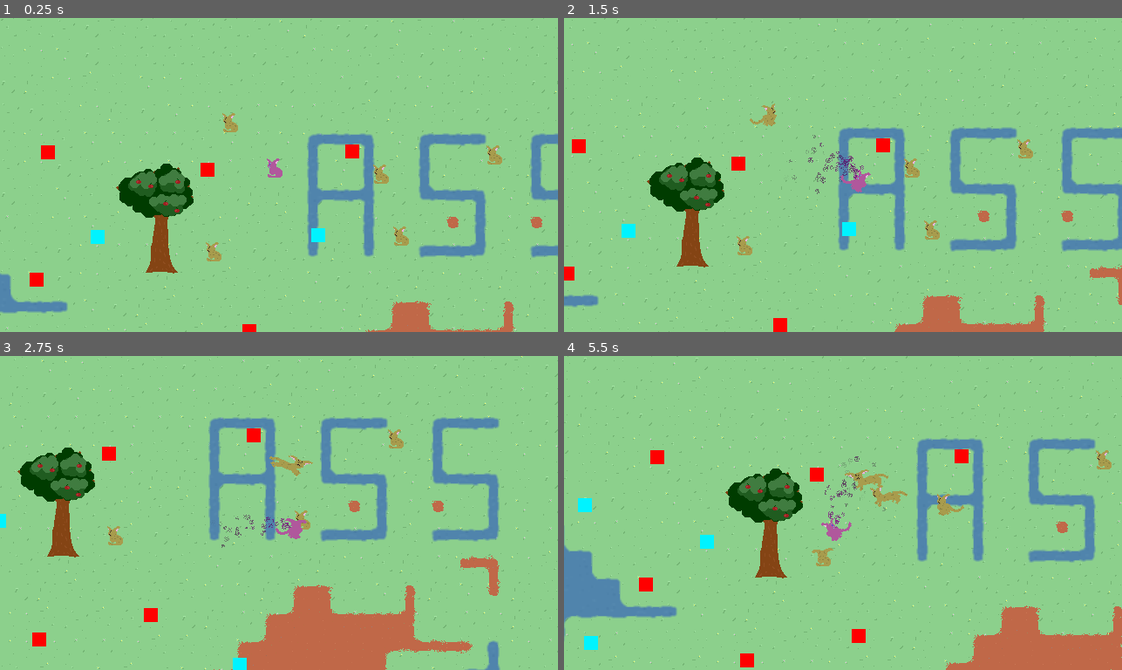
Above: before the commit, frames 1-4 (two rows, left to right).
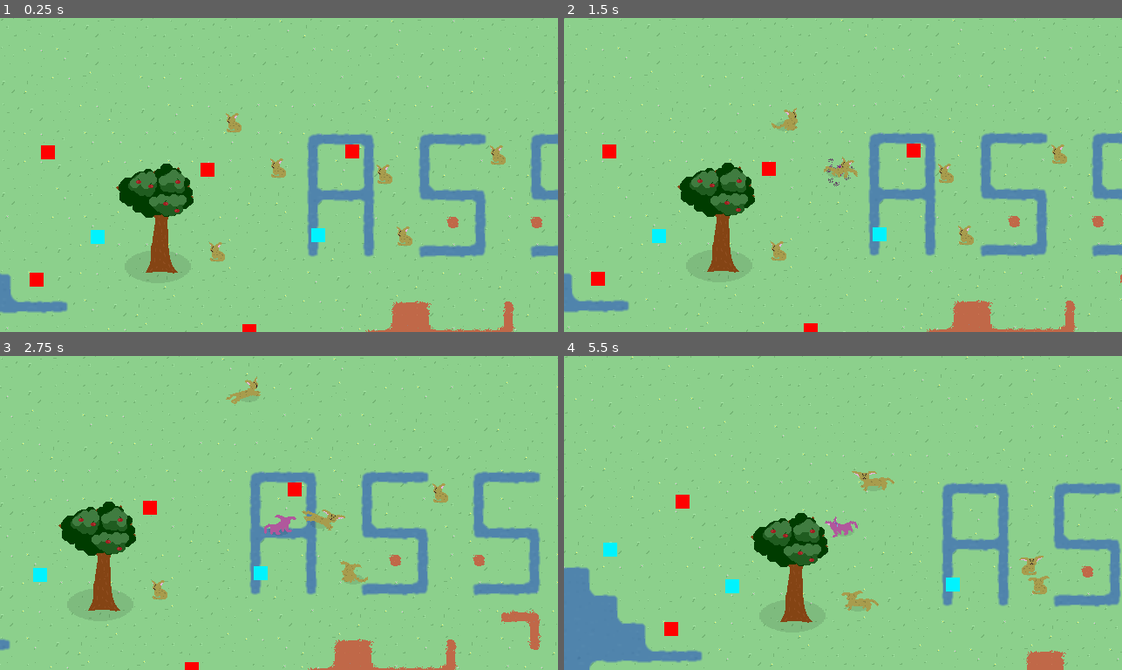
Above: after the commit, the same moments.

Repository: pusio/gamejam-acerola0-aberration
Game: Godot game, scene res://scenes/Game.tscn
The game is run twice, just before and just after one commit, with the same random seed, the same clock (stepped at 60 frames per second) and the same inputs.
Inputs (mouse positions are in pixels of both pictures, inside the frame that each line leads up to):
- Up to frame 1 (0.25 s): no input
- Up to frame 2 (1.5 s): tap Enter (ui_accept) at 0.5, 0.77, 0.8, 1.07, 1.35 s; move the mouse to (965, 159) at 0.52 s; press the mouse at (965, 159) at 0.53 s; hold D (right) 0.53-1.28 s; move the mouse to (731, 190) at 1.27 s; release the mouse at (731, 190) at 1.28 s; hold S (down) from 1.28 s (still down)
- Up to frame 3 (2.75 s): tap Enter (ui_accept) at 1.52, 1.82, 2.3 s; click (167, 528) at 1.55 s; move the mouse to (334, 443) at 2.02 s; release S (down) at 2.03 s; press the mouse at (334, 443) at 2.03 s; hold D (right) from 2.03 s (still down)
- Up to frame 4 (5.5 s): move the mouse to (815, 575) at 2.77 s; release D (right) at 2.78 s; release the mouse at (815, 575) at 2.78 s; hold W (up) 2.78-3.53 s; click (815, 575) at 2.85 s; tap Enter (ui_accept) at 3.02, 3.32, 3.6, 3.77, 4.07, 4.52, 4.82, 5.3 s; move the mouse to (1010, 560) at 3.52 s; hold A (left) 3.53-5.03 s; tap F11 (toggle_fullscreen) at 4.15 s; move the mouse to (675, 465) at 4.27 s; click (675, 465) at 4.35 s; move the mouse to (870, 513) at 5.02 s; press the mouse at (870, 513) at 5.03 s; hold S (down) from 5.03 s (still down)

The runs differ from the first frame. In frame 1, 0.6% of the frame differs, in the area x 36-91%, y 30-78%; in frame 2, 19%; in frame 3, 25%, in the area x 0-100%, y 0-100%; in frame 4, 23%.

Commit message:
added shadows, prepared attack animation

Diff:
--- a/game/objects/creatures/Ocelot.tscn
+++ b/game/objects/creatures/Ocelot.tscn
@@ -1,12 +1,13 @@
-[gd_scene load_steps=24 format=3 uid="uid://nwddf3iocxkg"]
+[gd_scene load_steps=26 format=3 uid="uid://nwddf3iocxkg"]
 
 [ext_resource type="Script" path="res://scripts/ai/RandomAITest.gd" id="1_a0h05"]
 [ext_resource type="Texture2D" uid="uid://doq55lghvtbcw" path="res://textures/ocelot.png" id="2_goj0e"]
 [ext_resource type="Script" path="res://scripts/creatures/Ocelot.gd" id="2_u1ydl"]
-
-[sub_resource type="CapsuleShape2D" id="CapsuleShape2D_y0f6m"]
+[ext_resource type="Texture2D" uid="uid://bh4arvj2h0eig" path="res://textures/objects.png" id="3_pedm7"]
+[ext_resource type="Script" path="res://scripts/Unrotate.gd" id="5_brmr7"]
+
+[sub_resource type="CircleShape2D" id="CircleShape2D_l5hxu"]
 radius = 6.0
-height = 22.0
 
 [sub_resource type="Animation" id="Animation_p2j5j"]
 length = 0.001
@@ -45,6 +46,30 @@
 "transitions": PackedFloat32Array(1),
 "update": 0,
 "values": [Vector2(0, 0)]
+}
+tracks/3/type = "value"
+tracks/3/imported = false
+tracks/3/enabled = true
+tracks/3/path = NodePath("Origin/Anchor/Body/-Shadow:position")
+tracks/3/interp = 1
+tracks/3/loop_wrap = true
+tracks/3/keys = {
+"times": PackedFloat32Array(0),
+"transitions": PackedFloat32Array(1),
+"update": 0,
+"values": [Vector2(15, 9)]
+}
+tracks/4/type = "value"
+tracks/4/imported = false
+tracks/4/enabled = true
+tracks/4/path = NodePath("Origin/Anchor/Body/-Shadow:scale")
+tracks/4/interp = 1
+tracks/4/loop_wrap = true
+tracks/4/keys = {
+"times": PackedFloat32Array(0),
+"transitions": PackedFloat32Array(1),
+"update": 0,
+"values": [Vector2(2, 1)]
 }
 
 [sub_resource type="Animation" id="Animation_r22c0"]
@@ -87,6 +112,47 @@
 "transitions": PackedFloat32Array(1, 1, 1, 1),
 "update": 1,
 "values": [Vector2(0, -3), Vector2(-4, -3), Vector2(-9, -3), Vector2(0, -3)]
+}
+tracks/3/type = "value"
+tracks/3/imported = false
+tracks/3/enabled = true
+tracks/3/path = NodePath("Origin/Anchor/Body/-Shadow:scale")
+tracks/3/interp = 1
+tracks/3/loop_wrap = true
+tracks/3/keys = {
+"times": PackedFloat32Array(0),
+"transitions": PackedFloat32Array(1),
+"update": 0,
+"values": [Vector2(2, 1)]
+}
+tracks/4/type = "value"
+tracks/4/imported = false
+tracks/4/enabled = true
+tracks/4/path = NodePath("Origin/Anchor/Body/-Shadow:position")
+tracks/4/interp = 1
+tracks/4/loop_wrap = true
+tracks/4/keys = {
+"times": PackedFloat32Array(0),
+"transitions": PackedFloat32Array(1),
+"update": 0,
+"values": [Vector2(15, 9)]
+}
+tracks/5/type = "method"
+tracks/5/imported = false
+tracks/5/enabled = true
+tracks/5/path = NodePath("SpieciesController")
+tracks/5/interp = 1
+tracks/5/loop_wrap = true
+tracks/5/keys = {
+"times": PackedFloat32Array(0.2, 0.5),
+"transitions": PackedFloat32Array(1, 1),
+"values": [{
+"args": [],
+"method": &"attack_execute"
+}, {
+"args": [],
+"method": &"attack_end"
+}]
 }
 
 [sub_resource type="Animation" id="Animation_mua52"]
@@ -145,6 +211,30 @@
 "method": &"move_jump_end"
 }]
 }
+tracks/4/type = "value"
+tracks/4/imported = false
+tracks/4/enabled = true
+tracks/4/path = NodePath("Origin/Anchor/Body/-Shadow:position")
+tracks/4/interp = 1
+tracks/4/loop_wrap = true
+tracks/4/keys = {
+"times": PackedFloat32Array(0),
+"transitions": PackedFloat32Array(1),
+"update": 0,
+"values": [Vector2(15, 9)]
+}
+tracks/5/type = "value"
+tracks/5/imported = false
+tracks/5/enabled = true
+tracks/5/path = NodePath("Origin/Anchor/Body/-Shadow:scale")
+tracks/5/interp = 1
+tracks/5/loop_wrap = true
+tracks/5/keys = {
+"times": PackedFloat32Array(0),
+"transitions": PackedFloat32Array(1),
+"update": 0,
+"values": [Vector2(2, 1)]
+}
 
 [sub_resource type="Animation" id="Animation_56y4g"]
 resource_name = "sit"
@@ -184,6 +274,30 @@
 "update": 1,
 "values": [Vector2(0, 0)]
 }
+tracks/3/type = "value"
+tracks/3/imported = false
+tracks/3/enabled = true
+tracks/3/path = NodePath("Origin/Anchor/Body/-Shadow:position")
+tracks/3/interp = 1
+tracks/3/loop_wrap = true
+tracks/3/keys = {
+"times": PackedFloat32Array(0),
+"transitions": PackedFloat32Array(1),
+"update": 0,
+"values": [Vector2(9, 7)]
+}
+tracks/4/type = "value"
+tracks/4/imported = false
+tracks/4/enabled = true
+tracks/4/path = NodePath("Origin/Anchor/Body/-Shadow:scale")
+tracks/4/interp = 1
+tracks/4/loop_wrap = true
+tracks/4/keys = {
+"times": PackedFloat32Array(0),
+"transitions": PackedFloat32Array(1),
+"update": 0,
+"values": [Vector2(1, 1)]
+}
 
 [sub_resource type="Animation" id="Animation_olkoa"]
 resource_name = "stand"
@@ -222,6 +336,30 @@
 "transitions": PackedFloat32Array(1),
 "update": 1,
 "values": [Vector2(0, 0)]
+}
+tracks/3/type = "value"
+tracks/3/imported = false
+tracks/3/enabled = true
+tracks/3/path = NodePath("Origin/Anchor/Body/-Shadow:position")
+tracks/3/interp = 1
+tracks/3/loop_wrap = true
+tracks/3/keys = {
+"times": PackedFloat32Array(0),
+"transitions": PackedFloat32Array(1),
+"update": 0,
+"values": [Vector2(15, 9)]
+}
+tracks/4/type = "value"
+tracks/4/imported = false
+tracks/4/enabled = true
+tracks/4/path = NodePath("Origin/Anchor/Body/-Shadow:scale")
+tracks/4/interp = 1
+tracks/4/loop_wrap = true
+tracks/4/keys = {
+"times": PackedFloat32Array(0),
+"transitions": PackedFloat32Array(1),
+"update": 0,
+"values": [Vector2(2, 1)]
 }
 
 [sub_resource type="AnimationLibrary" id="AnimationLibrary_73r3w"]
@@ -748,13 +886,14 @@
 particleAttachmentPoint = NodePath("../Origin/Anchor/Body/ParticleAttachmentPoint")
 
 [node name="CollisionShape2D" type="CollisionShape2D" parent="."]
-position = Vector2(0, -5)
-rotation = 1.5708
-shape = SubResource("CapsuleShape2D_y0f6m")
+position = Vector2(0, -4)
+shape = SubResource("CircleShape2D_l5hxu")
 
 [node name="Origin" type="Node2D" parent="."]
+position = Vector2(-3, 0)
 
 [node name="Anchor" type="Node2D" parent="Origin"]
+position = Vector2(7, 0)
 
 [node name="Body" type="Sprite2D" parent="Origin/Anchor"]
 position = Vector2(-8, -12)
@@ -762,6 +901,15 @@
 centered = false
 region_enabled = true
 region_rect = Rect2(62, 229, 39, 15)
+
+[node name="-Shadow" type="Sprite2D" parent="Origin/Anchor/Body"]
+z_index = -10
+position = Vector2(15, 9)
+scale = Vector2(2, 1)
+texture = ExtResource("3_pedm7")
+region_enabled = true
+region_rect = Rect2(52, 7, 12, 12)
+script = ExtResource("5_brmr7")
 
 [node name="ParticleAttachmentPoint" type="Node2D" parent="Origin/Anchor/Body"]
 position = Vector2(11, 4)
--- a/game/project.godot
+++ b/game/project.godot
@@ -66,6 +66,11 @@
 , Object(InputEventKey,"resource_local_to_scene":false,"resource_name":"","device":-1,"window_id":0,"alt_pressed":false,"shift_pressed":false,"ctrl_pressed":false,"meta_pressed":false,"pressed":false,"keycode":0,"physical_keycode":4194321,"key_label":0,"unicode":0,"echo":false,"script":null)
 ]
 }
+attack={
+"deadzone": 0.5,
+"events": [Object(InputEventMouseButton,"resource_local_to_scene":false,"resource_name":"","device":-1,"window_id":0,"alt_pressed":false,"shift_pressed":false,"ctrl_pressed":false,"meta_pressed":false,"button_mask":0,"position":Vector2(0, 0),"global_position":Vector2(0, 0),"factor":1.0,"button_index":1,"canceled":false,"pressed":false,"double_click":false,"script":null)
+]
+}
 
 [physics]
 
--- a/game/scenes/Game.tscn
+++ b/game/scenes/Game.tscn
@@ -10,10 +10,11 @@
 [ext_resource type="Texture2D" uid="uid://boa1yvniuds1l" path="res://textures/player.png" id="5_e5rry"]
 [ext_resource type="Script" path="res://scripts/Player.gd" id="7_xk5xm"]
 [ext_resource type="Texture2D" uid="uid://bh4arvj2h0eig" path="res://textures/objects.png" id="10_wn14f"]
+[ext_resource type="Script" path="res://scripts/Unrotate.gd" id="11_n6bxr"]
 
 [sub_resource type="CapsuleShape2D" id="CapsuleShape2D_a6tay"]
-radius = 8.0
-height = 26.0
+radius = 10.0
+height = 32.0
 
 [node name="Root" type="Node2D"]
 y_sort_enabled = true
@@ -153,5 +154,15 @@
 region_rect = Rect2(114, 218, 6, 6)
 
 [node name="CollisionShape2D" type="CollisionShape2D" parent="Tree"]
+position = Vector2(1, 1)
 rotation = 1.5708
 shape = SubResource("CapsuleShape2D_a6tay")
+
+[node name="-Shadow" type="Sprite2D" parent="Tree"]
+z_index = -10
+position = Vector2(-2, 2)
+scale = Vector2(2, 1)
+texture = ExtResource("10_wn14f")
+region_enabled = true
+region_rect = Rect2(152, 2, 38, 38)
+script = ExtResource("11_n6bxr")
--- a/game/scripts/GlobalShortcuts.gd
+++ b/game/scripts/GlobalShortcuts.gd
@@ -2,7 +2,7 @@
 
 
 func _ready() -> void:
-	# toggle_fullscreen()
+	toggle_fullscreen()
 	return
 
 
--- a/game/scripts/Player.gd
+++ b/game/scripts/Player.gd
@@ -8,13 +8,23 @@
 # 	return
 
 
+func prepare(playerTexture: Texture2D) -> void:
+	name = "Player"
+	# add_to_group("player")
+	await get_tree().create_timer(1.0).timeout
+	spieciesController.attachParticle(preload("res://objects/fx/MagicSpell-DeathLoop.tscn"))
+	await get_tree().create_timer(0.5).timeout
+	Tools.replaceTextureInChildren(self, playerTexture)
+	return
+
+
 func _physics_process(delta: float) -> void:
-	spieciesController.lookAt(Tools.getRelativeMousePosition(self))
+	var mouseVec = Tools.getRelativeMousePosition(self)
+	spieciesController.lookAt(mouseVec)
 	var direction = Input.get_vector("left", "right", "up", "down")
 	spieciesController.process(self, delta, direction)
-	# tmp particle test
-	if Input.is_action_just_pressed("ui_accept"):
-		spieciesController.attachParticle(preload("res://objects/fx/MagicSpell-DeathLoop.tscn"))
+	if Input.is_action_pressed("attack"):
+		spieciesController.attack(mouseVec)
 	return
 
 
--- a/game/scripts/PlayerSpawnPoint.gd
+++ b/game/scripts/PlayerSpawnPoint.gd
@@ -6,14 +6,14 @@
 
 
 func _ready() -> void:
+	# setup player
 	var player = playerSpiecies.instantiate()
 	get_parent().call_deferred("add_child", player)
 	player.global_position = global_position
 	player.set_script(playerScript)
-	player.name = "Player"
-	player.add_to_group("player")
+	player.call_deferred("prepare", playerTexture)
+	# setup camera
 	var cam: GameCamera = $"../Camera2D"
 	cam.prepare(player)
-	Tools.replaceTextureInChildren(player, playerTexture)
 	queue_free()
 	return
--- a/game/scripts/Tools.gd
+++ b/game/scripts/Tools.gd
@@ -3,7 +3,7 @@
 
 static func replaceTextureInChildren(node: Node, texture: Texture2D) -> void:
 	for child in node.get_children():
-		if child.name.begins_with("[x]"):
+		if child.name.begins_with("-"):
 			continue
 		if child is Sprite2D:
 			(child as Sprite2D).texture = texture
--- /dev/null
+++ b/game/scripts/Unrotate.gd
@@ -0,0 +1,6 @@
+extends Node2D
+
+
+func _process(_delta) -> void:
+	global_rotation = 0
+	return
--- a/game/scripts/creatures/Ocelot.gd
+++ b/game/scripts/creatures/Ocelot.gd
@@ -14,31 +14,30 @@
 var directionSnapshot: Vector2 = Vector2.ZERO
 var rotationSnapshot: float = 0.0
 var lastInputCooldown: float = 0.0
+var isAttacking: bool = false
 
 
 func _ready() -> void:
-	playBodyIdle()
+	updateBodyAP()
 	headAP.play("forward")
 	eyesAP.play("normal")
 	# mouthAP.play("todo")
 	return
 
 
+# executed by AI or player input
 func process(body: CharacterBody2D, delta: float, direction: Vector2) -> void:
 	# input
 	if direction:
 		lastInputCooldown = 0.5
 		directionSnapshot = direction
 		hasInput = true
-		# if there is an input you can start movement
-		bodyAP.play("move")
 		# accelerate animation speed
 		bodyAP.speed_scale = move_toward(bodyAP.speed_scale, 2.5, delta)
 	else:
 		# when input is lost you can stop only if not mid-jump
 		hasInput = false
 		if !isJumping:
-			playBodyIdle()
 			# decelerate animation speed
 			bodyAP.speed_scale = move_toward(bodyAP.speed_scale, 1.0, delta * 0.5)
 
@@ -74,30 +73,56 @@
 	# dissipate speed burst gained from jump
 	speedBurst = move_toward(speedBurst, 0.1, delta)
 
+	updateBodyAP()
 	return
 
 
-func playBodyIdle() -> void:
-	if bodyAP.speed_scale == 1.0:
+func updateBodyAP() -> void:
+	if isAttacking:
+		bodyAP.play("attack")
+	elif hasInput || isJumping:
+		bodyAP.play("move")
+	elif bodyAP.speed_scale == 1.0:
 		bodyAP.play("sit")
 	else:
 		bodyAP.play("stand")
 	return
 
 
+# triggered by animation
 func move_jump_start() -> void:
 	speedBurst = 2.5
 	isJumping = true
 	return
 
 
+# triggered by animation
 func move_jump_end() -> void:
 	isJumping = false
-	if !hasInput:
-		playBodyIdle()
 	return
 
 
+# triggered by animation
+func attack_execute() -> void:
+	print("kamehameha")
+	return
+
+
+# triggered by animation
+func attack_end() -> void:
+	isAttacking = false
+	return
+
+
+# executed by AI or player input
+func attack(_vector: Vector2) -> void:
+	isAttacking = true
+	isJumping = false
+	bodyAP.speed_scale = (bodyAP.speed_scale + 1.5) / 2.0
+	return
+
+
+# executed by AI or player input
 func lookAt(vector: Vector2) -> void:
 	var anim = "forward"
 	if abs(vector.x) > abs(vector.y):
--- a/game/scripts/creatures/Spiecies.gd
+++ b/game/scripts/creatures/Spiecies.gd
@@ -13,3 +13,7 @@
 	particleAttachmentPoint.add_child(particle)
 	particle.position = Vector2.ZERO
 	return
+
+
+func attack(_vector: Vector2) -> void:
+	return
Not shown: 1 places in game/scenes/Game.tscn that only renumber resources
